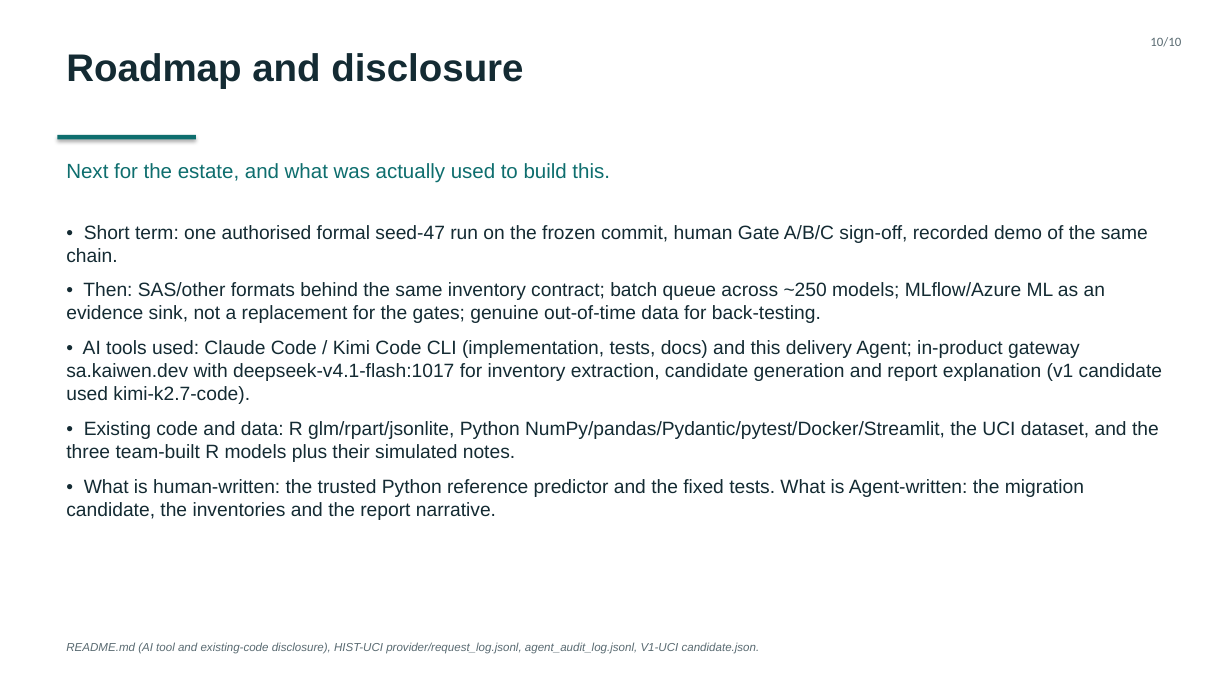
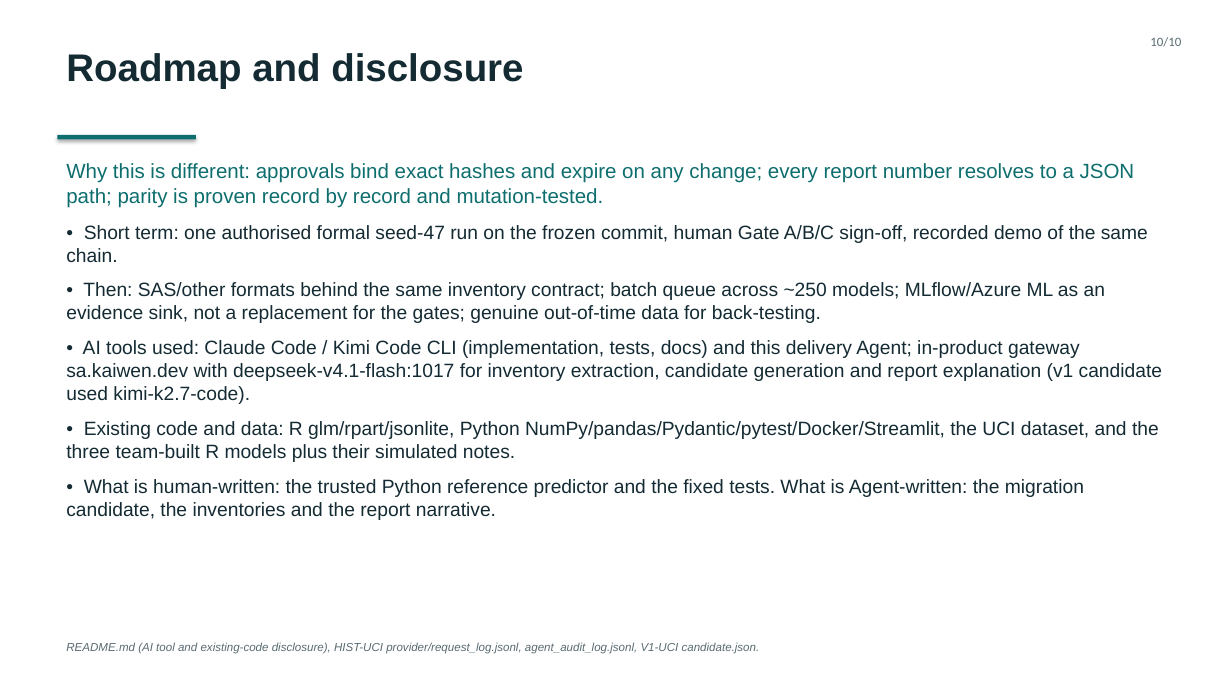
Before and after one commit to wufangxun106334-pixel/model-risk-factory, a slide deck: slide 10 of materials/solution_deck.pptx. Drawn at 1232x693 pixels with LibreOffice and Linux fonts; fonts in the diff are those of the drawing. Boxes give left, top, right and bottom in pixels: in the first picture for what was removed or moved away, otherwise in the second. Text is boxed around its words. In the diff, an @@ line names an element or a change of style, - is before the commit and + after.

```diff
--- a/materials/solution_deck.pptx
+++ b/materials/solution_deck.pptx
@@ text at (66, 163, 1135, 207): text changed @@
-Next for the estate, and what was actually used to build this.
+Why this is different: approvals bind exact hashes and expire on any change; every report number resolves to a JSON path; parity is proven record by record and mutation-tested.
```
Also in this commit, not shown: 6 other slides changed, 8 other files.
